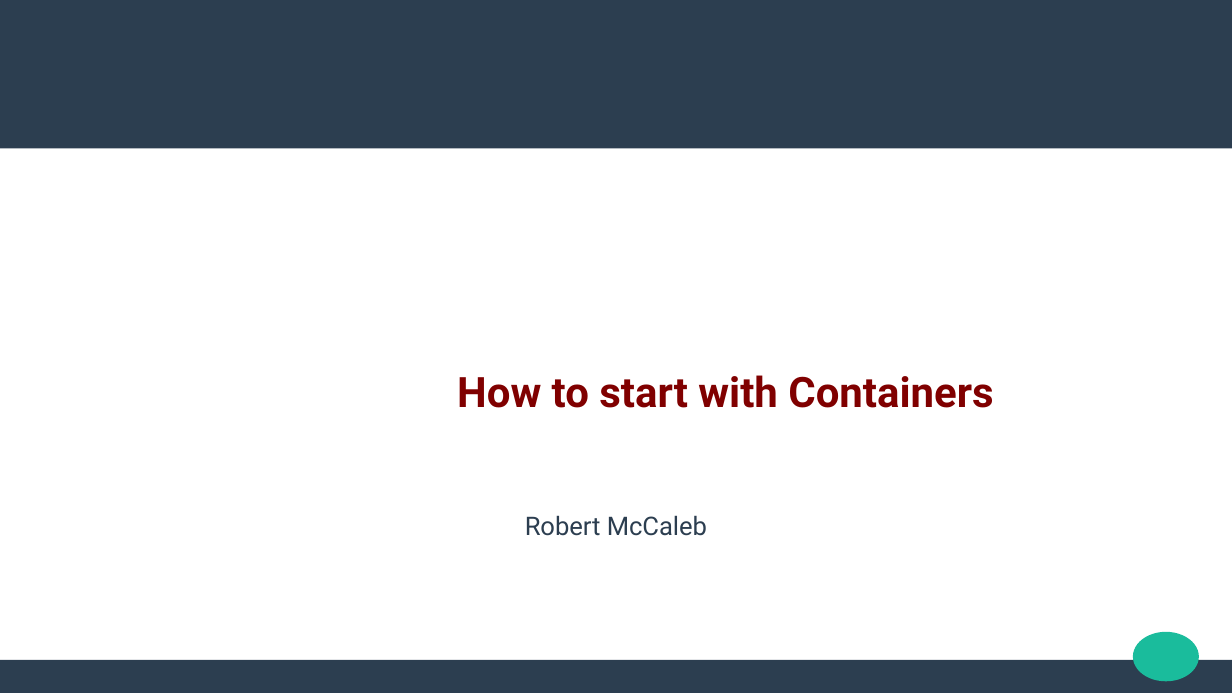
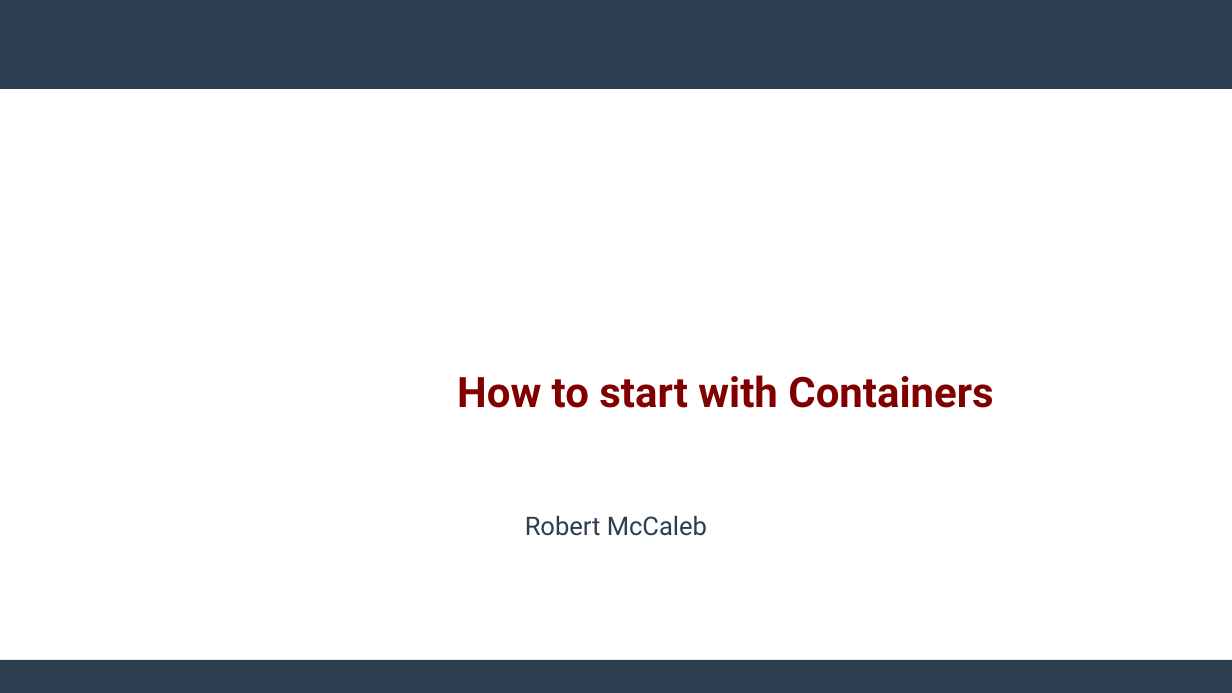
Before and after one commit to Dallas-OSS/meetup20171007, a slide deck: slide 1 of OSS-Containers.odp. Drawn at 1232x693 pixels with LibreOffice and Linux fonts; fonts in the diff are those of the drawing. Boxes give left, top, right and bottom in pixels: in the first picture for what was removed or moved away, otherwise in the second. Text is boxed around its words. In the diff, an @@ line names an element or a change of style, - is before the commit and + after.

```diff
--- a/OSS-Containers.odp
+++ b/OSS-Containers.odp
@@ rectangle: place and size @@
-rectangle at [0,0,1232,149]
+rectangle at [0,0,1232,89]
@@ ellipse removed at [1134,632,1200,681] @@
```
Also in this commit, not shown: 3 other slides changed, 7 slides added, 1 slide removed.
